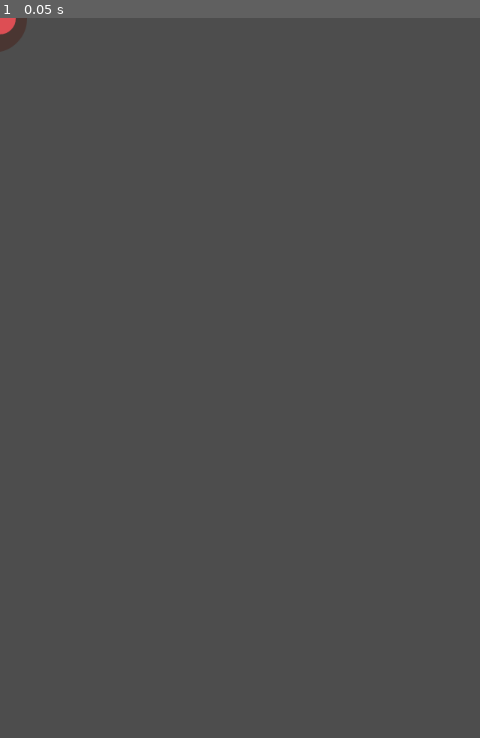
Above: before the commit, frame 1.
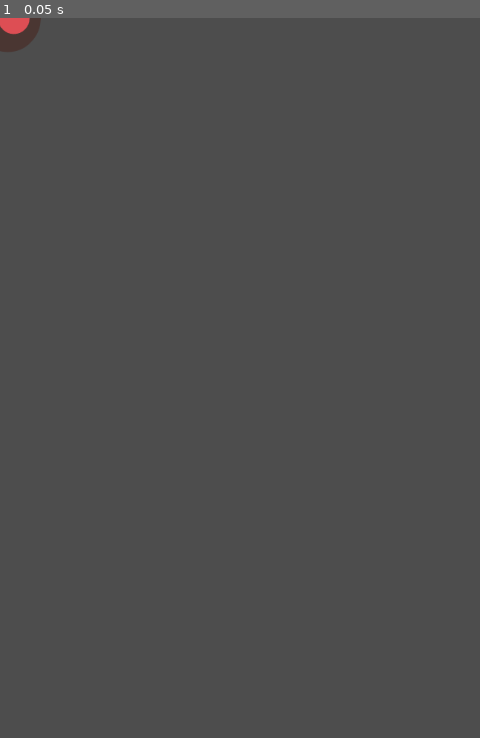
Above: after the commit, the same moment.

Repository: kggibson1/first_godot_game_2D
Game: Godot game, scene res://mob.tscn
The game is run twice, just before and just after one commit, with the same random seed, the same clock (stepped at 60 frames per second) and the same inputs. This scene is started directly instead of the project's main scene.
Inputs:
- Up to frame 1 (0.05 s): no input

The runs differ from the first frame. In frame 1, 0.2% of the frame differs, in the area x 0-9%, y 0-5%.

Commit message:
Added collision capsule over mobs, note that the capsule doesnt fully cover the flying enemy and slightly spills over the visuals, future fix - maybe add a seperate mob node for each animation?

Diff:
--- a/mob.tscn
+++ b/mob.tscn
@@ -43,6 +43,10 @@
 "speed": 5.0
 }]
 
+[sub_resource type="CapsuleShape2D" id="CapsuleShape2D_b3mxk"]
+radius = 38.0
+height = 104.0
+
 [node name="Mob" type="RigidBody2D"]
 collision_mask = 0
 gravity_scale = 0.0
@@ -51,11 +55,12 @@
 scale = Vector2(0.75, 0.75)
 sprite_frames = SubResource("SpriteFrames_pcqmr")
 animation = &"fly"
-frame = 1
-frame_progress = 0.869114
 metadata/_edit_group_ = true
 
 [node name="CollisionShape2D" type="CollisionShape2D" parent="."]
+position = Vector2(-2, 0)
+rotation = 1.5708
+shape = SubResource("CapsuleShape2D_b3mxk")
 metadata/_edit_group_ = true
 
 [node name="VisibleOnScreenNotifier2D" type="VisibleOnScreenNotifier2D" parent="."]
Not shown: 1 places in mob.tscn that only renumber resources
